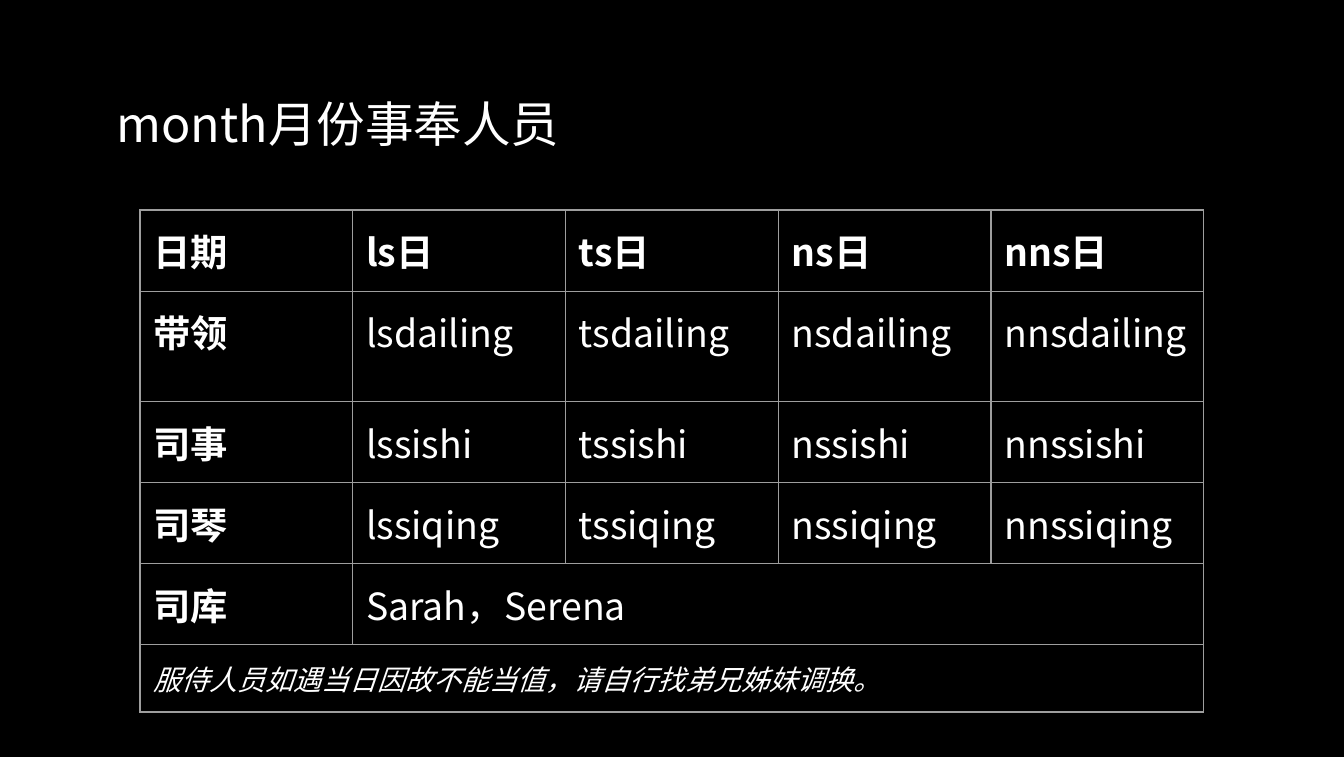
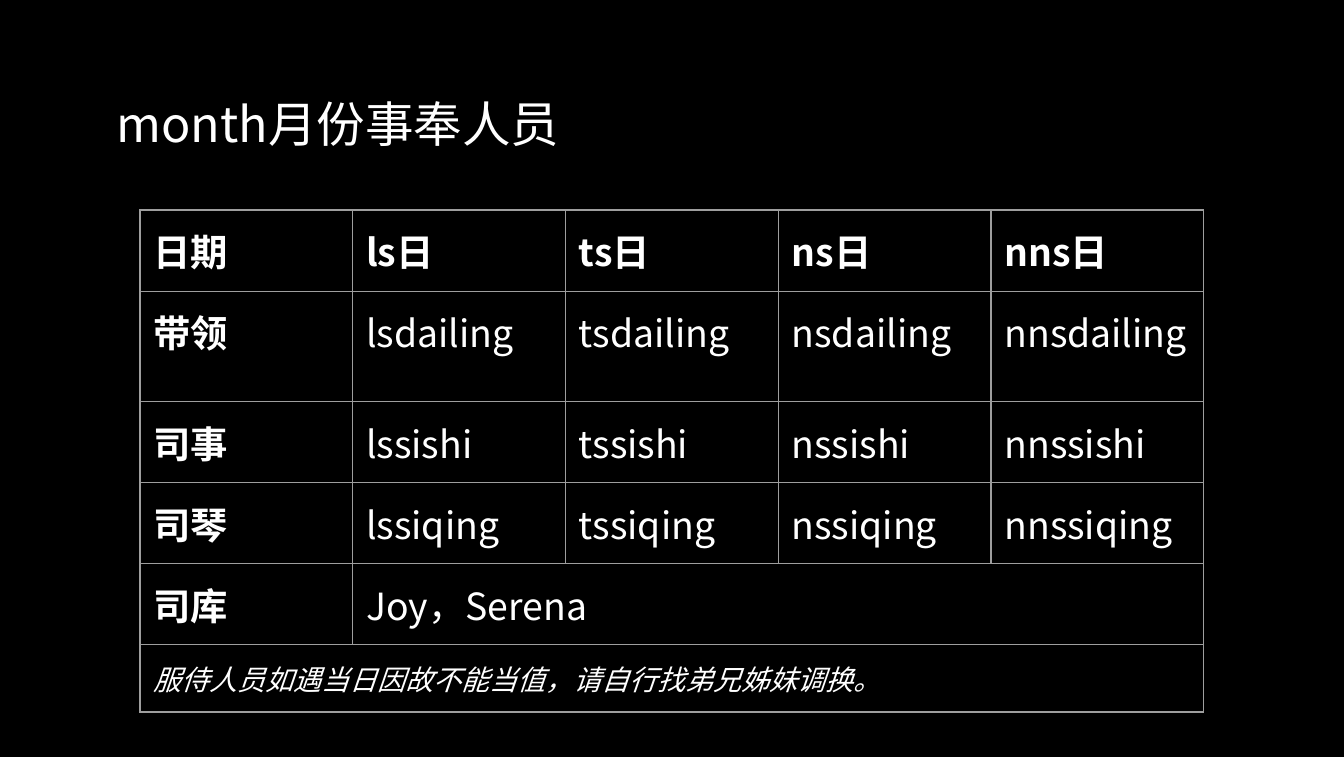
Before and after one commit to lengerrong/sundayapp, a slide deck: slide 11 of templates/worship.pptx. Drawn at 1344x757 pixels with LibreOffice and Linux fonts; fonts in the diff are those of the drawing. Boxes give left, top, right and bottom in pixels: in the first picture for what was removed or moved away, otherwise in the second. Text is boxed around its words. In the diff, an @@ line names an element or a change of style, - is before the commit and + after.

```diff
--- a/templates/worship.pptx
+++ b/templates/worship.pptx
@@ table at [140,210,1202,697] @@
-row 5, column 2: Sarah，Serena
+row 5, column 2: Joy，Serena
```
Also in this commit, not shown: 1 other slide changed, 3 other files.
